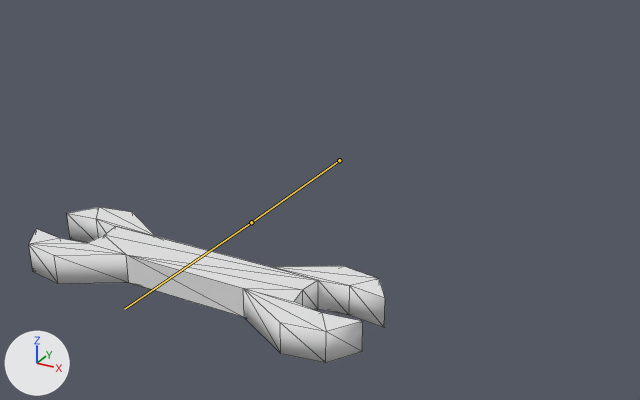
The glTF model models/wrench.gltf as it was, and as the next commit left it.
Before and after are seen from a 50 mm camera at (1.354, -2.793, 2.691) aimed at (0.188, -0.674, 1.631). Every picture has the same lights, and +X, +Y and +Z are marked at lower left. The bones that change are drawn over the model as lines. Mesh edges are drawn as thin lines.

In view in the first picture: 'wrench'.
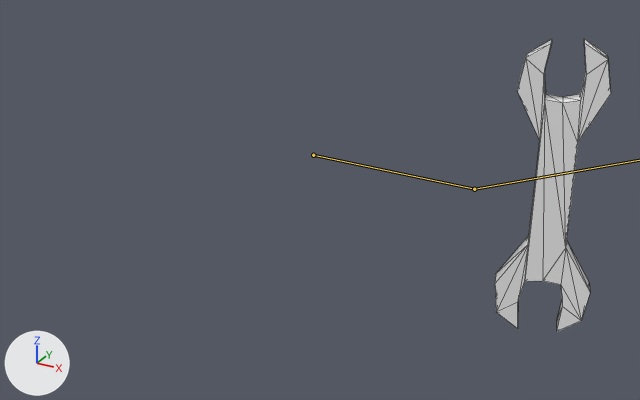
The newer file adds an action. The first version stands in its rest pose; the second is drawn at frame 2 of the action 'Shoot'.

Where the change shows, as pixel boxes (x1, y1, x2, y2) in the pictures (640 x 400 px):
'wrench', posed (67% narrower, 88% taller): before (29, 207, 385, 363); after (495, 38, 611, 332)
bone 'Bone.005', root to tip: before (339, 160) to (251, 222); after (313, 155) to (474, 189)

The change in detail:
Bone 'Bone.005' (bone_bone_005) moves from (0.0, 0.0, 0.0) to (0.02, -0.001, 0.094).
Bone 'Bone.005' (bone_bone_005) turns from (0, 0, 0) to (-100, -17, -68) degrees about its own x, y and z.
Bone 'Bone.006' (bone_bone_006) turns from (0, 0, 0) to (34, -5, 6) degrees about its own x, y and z.
